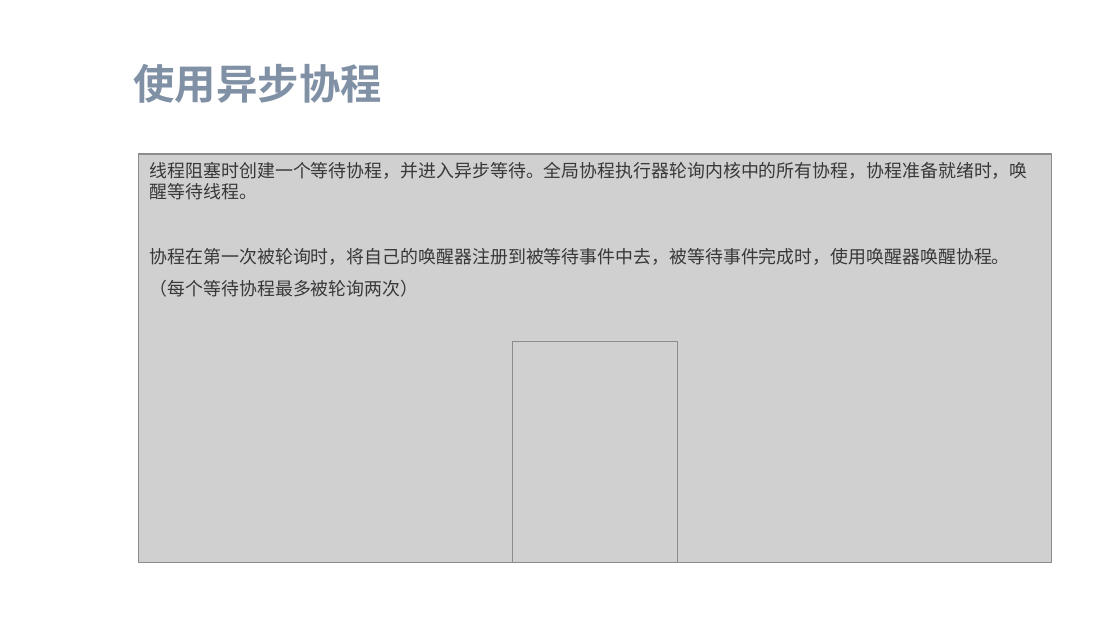
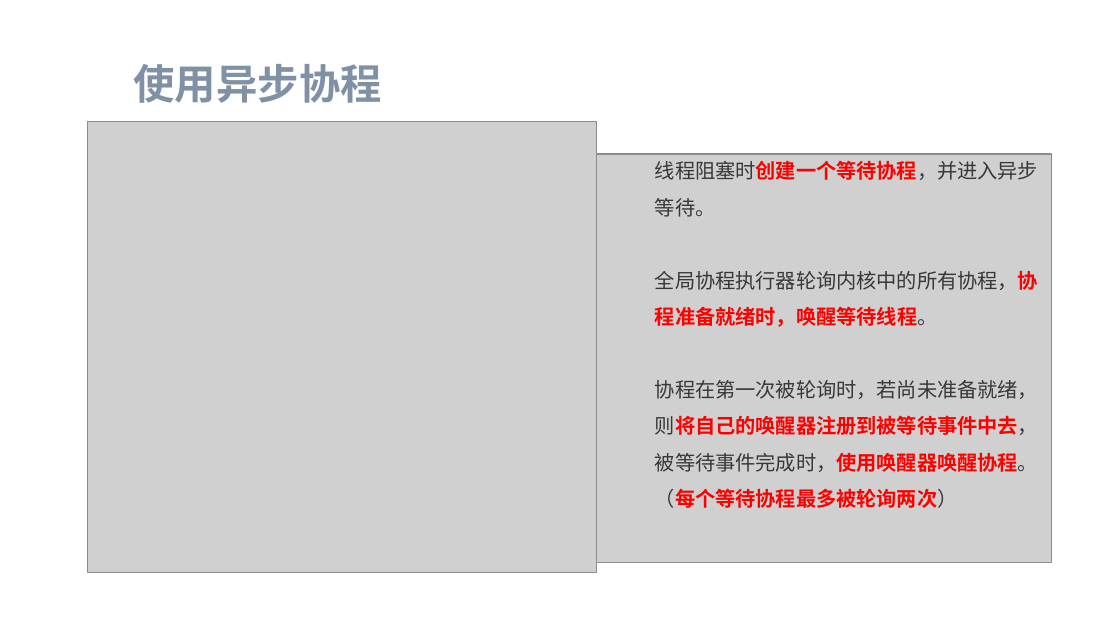
Before and after one commit to flying-rind/mini-Rust-os, a slide deck: slide 12 of tutorial/Mini-Rust-OS.pptx (slide 11 before the commit). Drawn at 1120x630 pixels with LibreOffice and Linux fonts; fonts in the diff are those of the drawing; grey boxes stand for pictures; background and template pictures are left out. Boxes give left, top, right and bottom in pixels: in the first picture for what was removed or moved away, otherwise in the second. Text is boxed around its words. In the diff, an @@ line names an element or a change of style, - is before the commit and + after.

```diff
--- a/tutorial/Mini-Rust-OS.pptx
+++ b/tutorial/Mini-Rust-OS.pptx
@@ picture added at (87, 122, 596, 573) @@
@@ text at (655, 160, 1038, 508): text changed; size 11.5 to 13 pt @@
-线程阻塞时创建一个等待协程，并进入异步等待。全局协程执行器轮询内核中的所有协程，协程准备就绪时，唤醒等待线程。
-协程在第一次被轮询时，将自己的唤醒器注册到被等待事件中去，被等待事件完成时，使用唤醒器唤醒协程。（每个等待协程最多被轮询两次）
+线程阻塞时创建一个等待协程，并进入异步等待。
+全局协程执行器轮询内核中的所有协程，协程准备就绪时，唤醒等待线程。
+协程在第一次被轮询时，若尚未准备就绪，则将自己的唤醒器注册到被等待事件中去，被等待事件完成时，使用唤醒器唤醒协程。（每个等待协程最多被轮询两次）
@@ picture removed at (512, 342, 678, 562) @@
```
Also in this commit, not shown: 9 other slides changed, 1 slide added, 55 other files.
